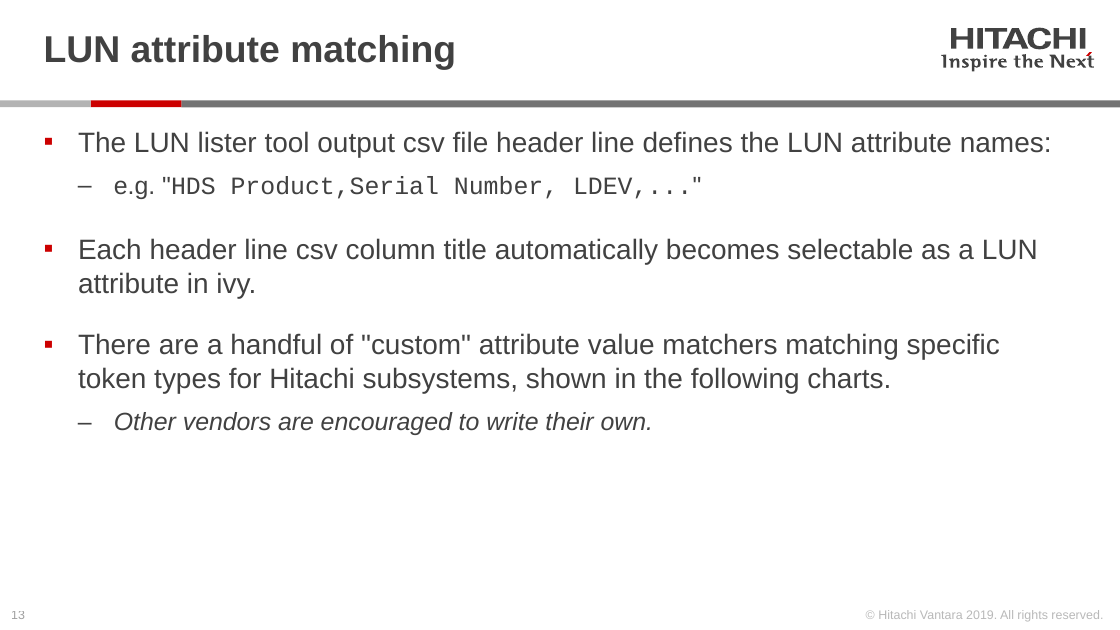
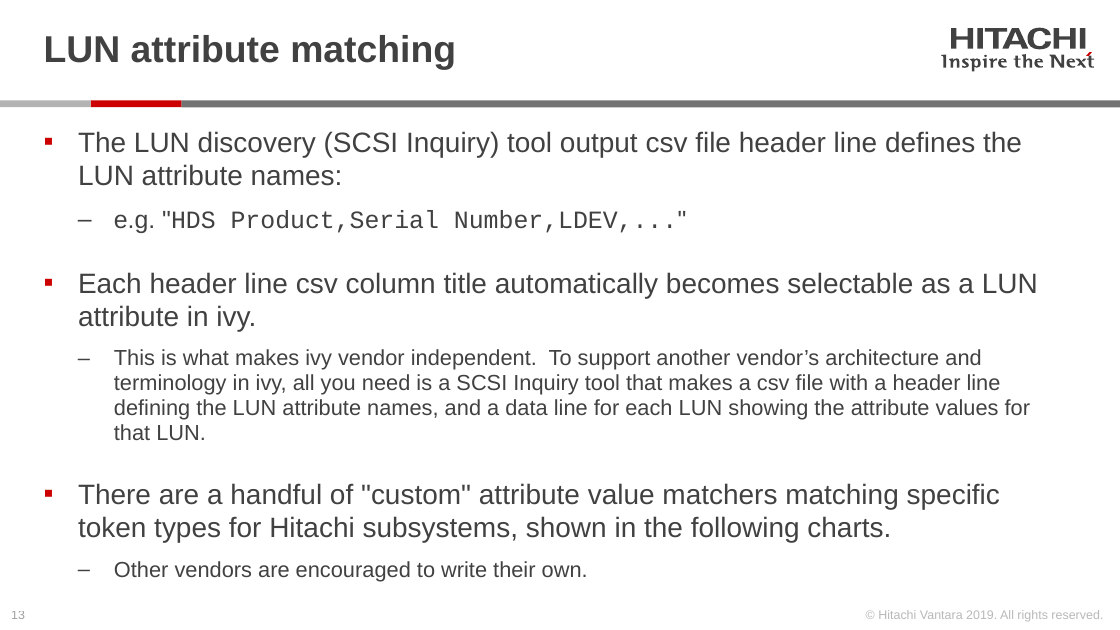
Before and after one commit to Hitachi-Data-Systems/ivy, a slide deck: slide 13 of doc/Programming the ivy engine.pptx. Drawn at 1120x630 pixels with LibreOffice and Linux fonts; fonts in the diff are those of the drawing. Boxes give left, top, right and bottom in pixels: in the first picture for what was removed or moved away, otherwise in the second. Text is boxed around its words. In the diff, an @@ line names an element or a change of style, - is before the commit and + after.

Commit message:
version 3.20.00
- changed VolumeCoverageFractionStart to RangeStart, etc.
- added dedupe_method workload parameter.  Supports "serpentine" and "target_spread" with stub for future "constant_ratio"
- Fixed test host CPU % busy, which previously was dividing the CPU busy by the number of measurement subintervals
- Added "active" core count and % busy.  These are the cores (actually hyperthreads) that are driving I/O.
- Removed -hyperthread command line option, which is now the default, and added -one_thread_per_core.

```diff
--- a/doc/Programming the ivy engine.pptx
+++ b/doc/Programming the ivy engine.pptx
@@ text at (x1=78, y1=131, x2=1022, y2=233): text changed @@
-▪ The LUN lister tool output csv file header line defines the LUN attribute names:
-  ‒ e.g. "HDS Product,Serial Number, LDEV,..."
+▪ The LUN discovery (SCSI Inquiry) tool output csv file header line defines the LUN attribute names:
+  ‒ e.g. "HDS Product,Serial Number,LDEV,..."
@@ text at (x1=114, y1=349, x2=1030, y2=440): paragraph added @@
+  ‒ This is what makes ivy vendor independent. To support another vendor’s architecture and terminology in ivy, all you need is a SCSI Inquiry tool that makes a csv file with a header line defining the LUN attribute names, and a data line for each LUN showing the attribute values for that LUN.
@@ text at (x1=114, y1=561, x2=588, y2=581): size 16 to 14 pt, italic off in "Other vendors are encouraged to write their ..." @@
```
Also in this commit, not shown: 27 other slides changed, 2 slides added, 24 other files.
